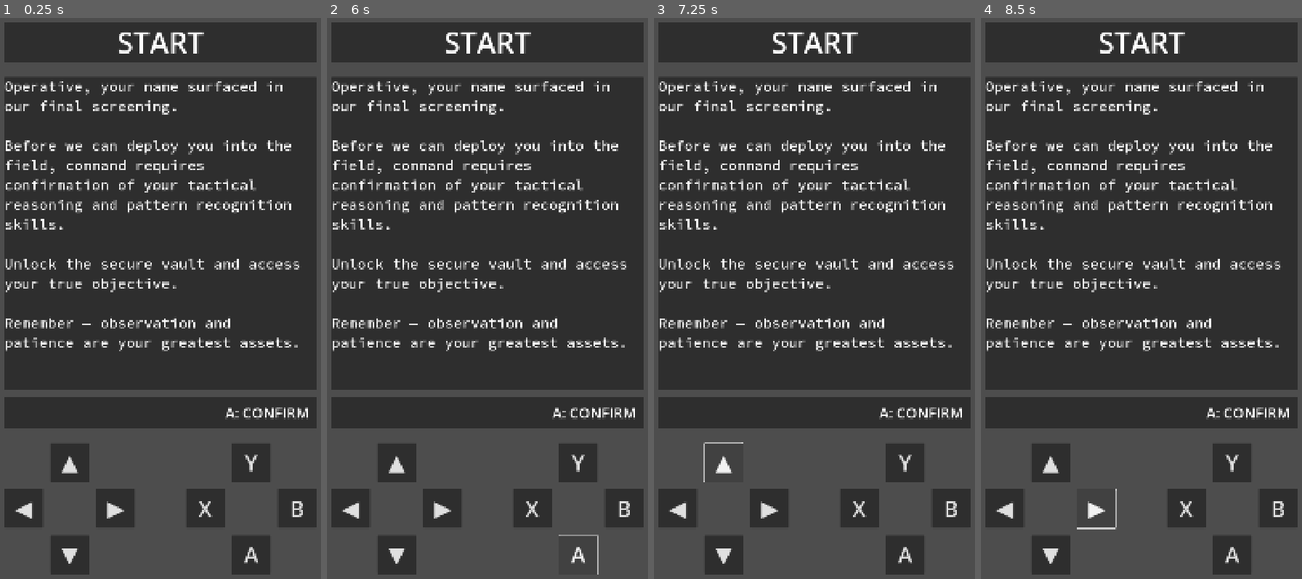
Above: before the commit, frames 1-4 (left to right).
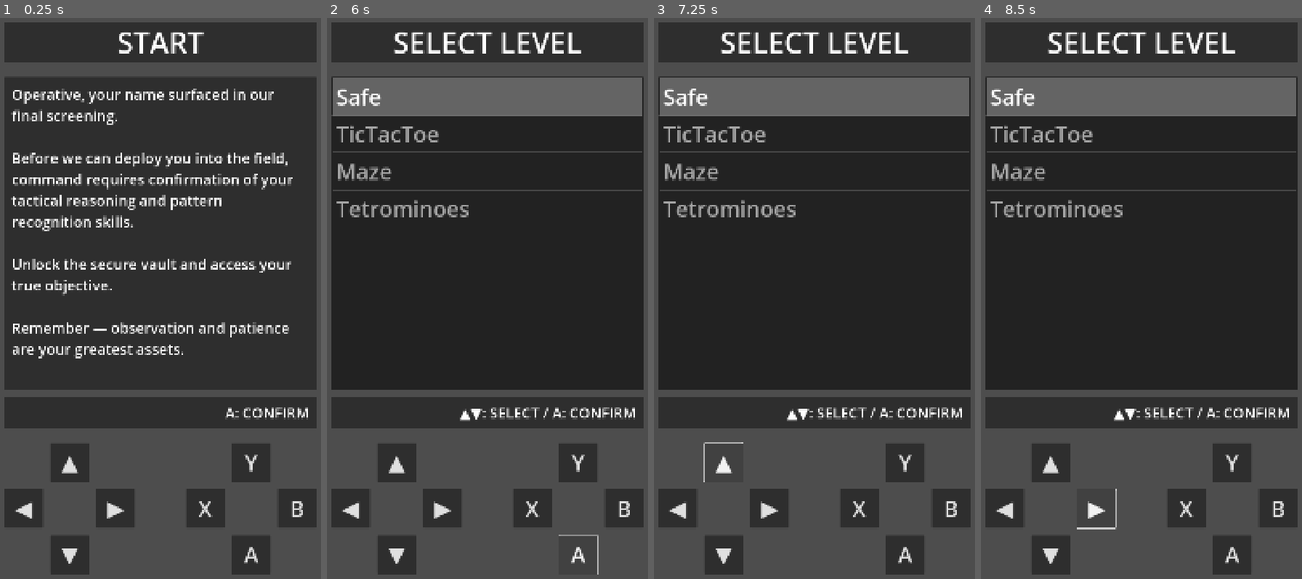
Above: after the commit, the same moments.

Repository: vmakoed/safe-lock
Game: Godot game, scene res://scenes/game.tscn
Same seed, same stepped clock (60 frames per second), same inputs: the game is played once before the commit and once after it. This scene is started directly instead of the project's main scene.
Inputs:
- Up to frame 1 (0.25 s): no input
- Up to frame 2 (6 s): click "▲" at 0.5 s; click "◀" at 1.25 s; click "▶" at 2 s; click "▼" at 2.75 s; click "Y" at 3.5 s; click "X" at 4.25 s; click "B" at 5 s; click "A" at 5.75 s
- Up to frame 3 (7.25 s): click "▲" at 6.5 s
- Up to frame 4 (8.5 s): click "◀" at 7.25 s; click "▶" at 8 s

The runs differ from the first frame. In frame 1, 10% of the frame differs, in the area x 1-94%, y 11-61%; in frame 2, 14%, in the area x 1-99%, y 2-72%; in frame 3, 14%; in frame 4, 14%.

Commit message:
Update level selector

Diff:
--- a/scenes/level_selector.tscn
+++ b/scenes/level_selector.tscn
@@ -1,6 +1,5 @@
-[gd_scene load_steps=3 format=3 uid="uid://bb35b7hao3h5i"]
+[gd_scene load_steps=2 format=3 uid="uid://bb35b7hao3h5i"]
 
-[ext_resource type="PackedScene" uid="uid://xj00fxtha27s" path="res://scenes/screen_frame.tscn" id="1_aeu7d"]
 [ext_resource type="Script" uid="uid://btk6lvskrhwsd" path="res://scripts/level_selector.gd" id="1_gkmvm"]
 
 [node name="LevelSelector" type="Control"]
@@ -10,55 +9,17 @@
 anchor_bottom = 1.0
 grow_horizontal = 2
 grow_vertical = 2
+size_flags_vertical = 4
 script = ExtResource("1_gkmvm")
 
-[node name="ScreenFrame" parent="." instance=ExtResource("1_aeu7d")]
+[node name="LevelsList" type="ItemList" parent="."]
+unique_name_in_owner = true
 layout_mode = 1
 anchors_preset = 15
 anchor_right = 1.0
 anchor_bottom = 1.0
-offset_right = 0.0
-offset_bottom = 0.0
 grow_horizontal = 2
 grow_vertical = 2
-
-[node name="LevelSelector" type="GridContainer" parent="ScreenFrame"]
-unique_name_in_owner = true
-layout_mode = 2
-columns = 2
-
-[node name="SafeLevelButton" type="Button" parent="ScreenFrame/LevelSelector"]
-layout_mode = 2
-size_flags_horizontal = 3
-size_flags_vertical = 3
-theme_override_font_sizes/font_size = 80
-text = "Safe"
-
-[node name="TicTacToeLevelButton" type="Button" parent="ScreenFrame/LevelSelector"]
-layout_mode = 2
-size_flags_horizontal = 3
-size_flags_vertical = 3
-theme_override_font_sizes/font_size = 80
-text = "Lead #1
-"
-
-[node name="MazeLevelButton" type="Button" parent="ScreenFrame/LevelSelector"]
-layout_mode = 2
-size_flags_horizontal = 3
-size_flags_vertical = 3
-theme_override_font_sizes/font_size = 80
-text = "Lead #2
-"
-
-[node name="TetrominoesButton" type="Button" parent="ScreenFrame/LevelSelector"]
-layout_mode = 2
-size_flags_horizontal = 3
-size_flags_vertical = 3
-theme_override_font_sizes/font_size = 80
-text = "Lead #3
-"
-
-[connection signal="pressed" from="ScreenFrame/LevelSelector/SafeLevelButton" to="." method="_on_safe_level_button_pressed"]
-[connection signal="pressed" from="ScreenFrame/LevelSelector/TicTacToeLevelButton" to="." method="_on_tic_tac_toe_level_button_pressed"]
-[connection signal="pressed" from="ScreenFrame/LevelSelector/MazeLevelButton" to="." method="_on_maze_level_button_pressed"]
-[connection signal="pressed" from="ScreenFrame/LevelSelector/TetrominoesButton" to="." method="_on_tetrominoes_button_pressed"]
+theme_override_constants/h_separation = 24
+theme_override_constants/v_separation = 24
+theme_override_font_sizes/font_size = 72
--- a/scenes/main.tscn
+++ b/scenes/main.tscn
@@ -57,6 +57,8 @@
 anchors_preset = 15
 anchor_right = 1.0
 anchor_bottom = 1.0
+offset_right = 0.0
+offset_bottom = 0.0
 grow_horizontal = 2
 grow_vertical = 2
 message_text = "Operative, your name surfaced in our final screening.
@@ -66,7 +68,6 @@
 Unlock the secure vault and access your true objective.
 
 Remember — observation and patience are your greatest assets."
-button_text = "Start"
 
 [node name="WinScreen" parent="." instance=ExtResource("4_trceg")]
 unique_name_in_owner = true
@@ -75,6 +76,8 @@
 anchors_preset = 15
 anchor_right = 1.0
 anchor_bottom = 1.0
+offset_right = 0.0
+offset_bottom = 0.0
 grow_horizontal = 2
 grow_vertical = 2
 message_text = "Operative, your performance exceeded expectations.
@@ -84,7 +87,6 @@
 On your mission, you will join other experienced agents.
 
 Further details are classified and will be transmitted through encrypted channels."
-button_text = "Next"
 
 [connection signal="back_button_pressed" from="Safe" to="." method="_on_level_back_button_pressed"]
 [connection signal="unlocked" from="Safe" to="." method="_on_safe_unlocked"]
@@ -95,5 +97,3 @@
 [connection signal="safe_level_button_pressed" from="LevelSelector" to="." method="_on_safe_level_button_pressed"]
 [connection signal="tetrominoes_level_button_pressed" from="LevelSelector" to="." method="_on_tetrominoes_level_button_pressed"]
 [connection signal="tic_tac_toe_level_button_pressed" from="LevelSelector" to="." method="_on_tic_tac_toe_level_button_pressed"]
-[connection signal="button_pressed" from="IntroScreen" to="." method="_on_start_button_pressed"]
-[connection signal="button_pressed" from="WinScreen" to="." method="_on_win_button_pressed"]
--- a/scenes/message_screen.tscn
+++ b/scenes/message_screen.tscn
@@ -1,28 +1,31 @@
-[gd_scene load_steps=3 format=3 uid="uid://bdsf6t36ljorm"]
+[gd_scene load_steps=2 format=3 uid="uid://bdsf6t36ljorm"]
 
-[ext_resource type="Theme" uid="uid://c2hm7c7xw5d2v" path="res://resources/theme.tres" id="1_gcnum"]
 [ext_resource type="Script" uid="uid://bfgwyofsfe2i8" path="res://scripts/message_screen.gd" id="2_4dypb"]
 
 [node name="MessageScreen" type="Control"]
-custom_minimum_size = Vector2(1032, 1032)
 layout_mode = 3
 anchors_preset = 0
-theme = ExtResource("1_gcnum")
+offset_right = 1032.0
+offset_bottom = 1032.0
 script = ExtResource("2_4dypb")
 
-[node name="ScrollContainer" type="ScrollContainer" parent="."]
+[node name="MarginContainer" type="MarginContainer" parent="."]
 layout_mode = 1
 anchors_preset = 15
 anchor_right = 1.0
 anchor_bottom = 1.0
 grow_horizontal = 2
 grow_vertical = 2
+theme_override_constants/margin_left = 24
+theme_override_constants/margin_top = 24
+theme_override_constants/margin_right = 24
+theme_override_constants/margin_bottom = 24
 
-[node name="Label" type="Label" parent="ScrollContainer"]
+[node name="Label" type="Label" parent="MarginContainer"]
 unique_name_in_owner = true
-custom_minimum_size = Vector2(1032, 1032)
+custom_minimum_size = Vector2(984, 984)
 layout_mode = 2
-size_flags_horizontal = 3
+size_flags_horizontal = 2
 size_flags_vertical = 2
 theme_override_font_sizes/font_size = 48
 text = "Label text"
--- a/scripts/base_level.gd
+++ b/scripts/base_level.gd
@@ -1,10 +1,14 @@
 class_name BaseLevel
 extends Control
 
+signal back_button_pressed
+
 @export var level_title: String = ""
-@export var controls_hint: String = ""
-@export var button_mapping := {}
+@export var controls_hint: String = "B: BACK"
 
 func handle_input(action: String) -> void:
-    # Override in child scenes
-    pass
+	match action:
+		"b": _on_back_button_pressed()
+
+func _on_back_button_pressed() -> void:
+	back_button_pressed.emit()
--- a/scripts/game.gd
+++ b/scripts/game.gd
@@ -1,4 +1,11 @@
 extends Control
+
+const PUZZLES = {
+	"Safe": "res://scenes/safe.tscn",
+	"TicTacToe": "res://scenes/tic_tac_toe.tscn",
+	"Maze": "res://scenes/maze.tscn",
+	"Tetrominoes": "res://scenes/tetrominoes.tscn"
+}
 
 @export var intro_level_title: String
 @export_multiline var intro_level_text: String
@@ -11,15 +18,8 @@
 var button_mapping: Dictionary = {}
 
 func _ready() -> void:
-	_unload_current_level()
 	var level = _prepare_intro_level()
-	_load_level(level)
-
-func _switch_level(path: String) -> void:
-	_unload_current_level()
-	var scene := load(path) as PackedScene
-	var level = scene.instantiate() as BaseLevel
-	_load_level(level)
+	_switch_level(level)
 
 func _prepare_intro_level() -> BaseLevel:
 	var scene = load("res://scenes/message_screen.tscn")
@@ -30,9 +30,9 @@
 
 	return level
 
-func _on_intro_confirmed() -> void:
-	print("intro confirmed")
-	# _switch_level.bind("res://scenes/level_selector.tscn")
+func _switch_level(level: BaseLevel) -> void:
+	_unload_current_level()
+	_load_level(level)
 
 func _unload_current_level() -> void:
 	if current_level:
@@ -44,7 +44,17 @@
 
 	title_label.text = current_level.level_title
 	controls_label.text = current_level.controls_hint
-	button_mapping = current_level.button_mapping
+
+func _instantiatie_level(path: String) -> BaseLevel:
+	var scene := load(path) as PackedScene
+	return scene.instantiate() as BaseLevel
+
+func _load_puzzle_selector() -> void:
+	var scene = load("res://scenes/level_selector.tscn")
+	var level = scene.instantiate() as LevelSelector
+	level.level_names = PackedStringArray(PUZZLES.keys())
+	level.level_selection_confirmed.connect(_on_puzzle_selection_confirmed)
+	_switch_level(level)
 
 func _send_action(action: String) -> void:
 	if current_level == null: return
@@ -52,6 +62,12 @@
 	current_level.handle_input(action)
 
 func _on_button_pressed(action: String)	-> void:
-	if button_mapping.get(action) == null: return
+	_send_action(action)
 
-	_send_action(button_mapping.get(action))
+func _on_intro_confirmed() -> void:
+	_load_puzzle_selector()
+
+func _on_puzzle_selection_confirmed(level_name: String) -> void:
+	var level = _instantiatie_level(PUZZLES[level_name])
+	level.back_button_pressed.connect(_load_puzzle_selector) # TODO: find a way to ensure all puzzles have this signal
+	_switch_level(level)
--- a/scripts/level_selector.gd
+++ b/scripts/level_selector.gd
@@ -1,18 +1,34 @@
-extends Control
+class_name LevelSelector
+extends BaseLevel
 
-signal safe_level_button_pressed
-signal tic_tac_toe_level_button_pressed
-signal maze_level_button_pressed
-signal tetrominoes_level_button_pressed
+signal level_selection_confirmed
 
-func _on_safe_level_button_pressed() -> void:
-	safe_level_button_pressed.emit()
+@export var level_names: PackedStringArray
 
-func _on_tic_tac_toe_level_button_pressed() -> void:
-	tic_tac_toe_level_button_pressed.emit()
+@onready var levels_list: ItemList = %LevelsList
 
-func _on_maze_level_button_pressed() -> void:
-	maze_level_button_pressed.emit()
+func _ready() -> void:
+	level_title = "SELECT LEVEL"
+	controls_hint = "▲▼: SELECT / A: CONFIRM"
 
-func _on_tetrominoes_button_pressed() -> void:
-	tetrominoes_level_button_pressed.emit()
+	for i in level_names.size():
+		levels_list.add_item(level_names[i])
+
+	if levels_list.get_item_count() > 0:
+		levels_list.select(0)
+
+func handle_input(action: String) -> void:
+	match action:
+		"up": _move_selection(-1)
+		"down": _move_selection(1)
+		"a": _on_level_selection_confirmed()
+
+func _move_selection(direction: int) -> void:
+	levels_list.select(levels_list.get_selected_items()[0] + direction)
+
+func _on_level_selection_confirmed() -> void:
+	level_selection_confirmed.emit(
+		level_names[
+			levels_list.get_selected_items()[0]
+		]
+	)
--- a/scripts/main.gd
+++ b/scripts/main.gd
@@ -11,10 +11,6 @@
 @export var win_link: String = ""
 
 var current_level: Control = null
-
-func _ready() -> void:
-	if win_link.is_empty():
-		win_screen.button_visible = false
 
 func _on_level_back_button_pressed() -> void:
 	current_level.visible = false
--- a/scripts/maze.gd
+++ b/scripts/maze.gd
@@ -1,8 +1,6 @@
-extends Control
+extends BaseLevel
 
 const GRID_SIZE = 64
-
-signal back_button_pressed
 
 @onready var player := %Player
 @onready var solution := %SolutionTileMap
@@ -31,6 +29,3 @@
 	if body == player:
 		solution.visible = true
 		player.visible = false
-
-func _on_back_button_pressed() -> void:
-	back_button_pressed.emit()
--- a/scripts/message_screen.gd
+++ b/scripts/message_screen.gd
@@ -10,13 +10,10 @@
 func _ready() -> void:
 	label.text = message_text
 	controls_hint = "A: CONFIRM"
-	button_mapping = {
-		"a": "confirm"
-	}
 
 func handle_input(action: String) -> void:
 	match action:
-		"confirm": _on_confirm_pressed()
+		"a": _on_confirm_pressed()
 
-func _on_confirm_pressed ()-> void:
+func _on_confirm_pressed()-> void:
 	confirm_pressed.emit()
--- a/scripts/safe.gd
+++ b/scripts/safe.gd
@@ -1,7 +1,6 @@
-extends Control
+extends BaseLevel
 
 signal unlocked
-signal back_button_pressed
 
 const BUTTONS_AMOUNT = 4
 const INITIAL_DIGITS = [0, 0, 0, 0]
@@ -45,6 +44,3 @@
 		unlocked.emit()
 	else:
 		message.text = "Try again"
-
-func _on_back_button_pressed() -> void:
-	back_button_pressed.emit()
--- a/scripts/tetrominoes.gd
+++ b/scripts/tetrominoes.gd
@@ -1,6 +1,4 @@
-extends Control
-
-signal back_button_pressed
+extends BaseLevel
 
 @onready var board := %Board
 @onready var controls := %Controls
@@ -85,6 +83,3 @@
 	for i in range(board.get_child_count()):
 		var piece = board.get_child(i)
 		piece.modulate = Color(1, 1, 1, 1)
-
-func _on_back_button_pressed() -> void:
-	back_button_pressed.emit()
--- a/scripts/tic_tac_toe.gd
+++ b/scripts/tic_tac_toe.gd
@@ -1,6 +1,4 @@
-extends Control
-
-signal back_button_pressed
+extends BaseLevel
 
 const WIN_CELL_INDEX = 8
 
@@ -32,7 +30,3 @@
 	for i in grid.get_child_count():
 		var button: Button = grid.get_child(i)
 		button.disabled = true
-
-
-func _on_back_button_pressed() -> void:
-	back_button_pressed.emit()
